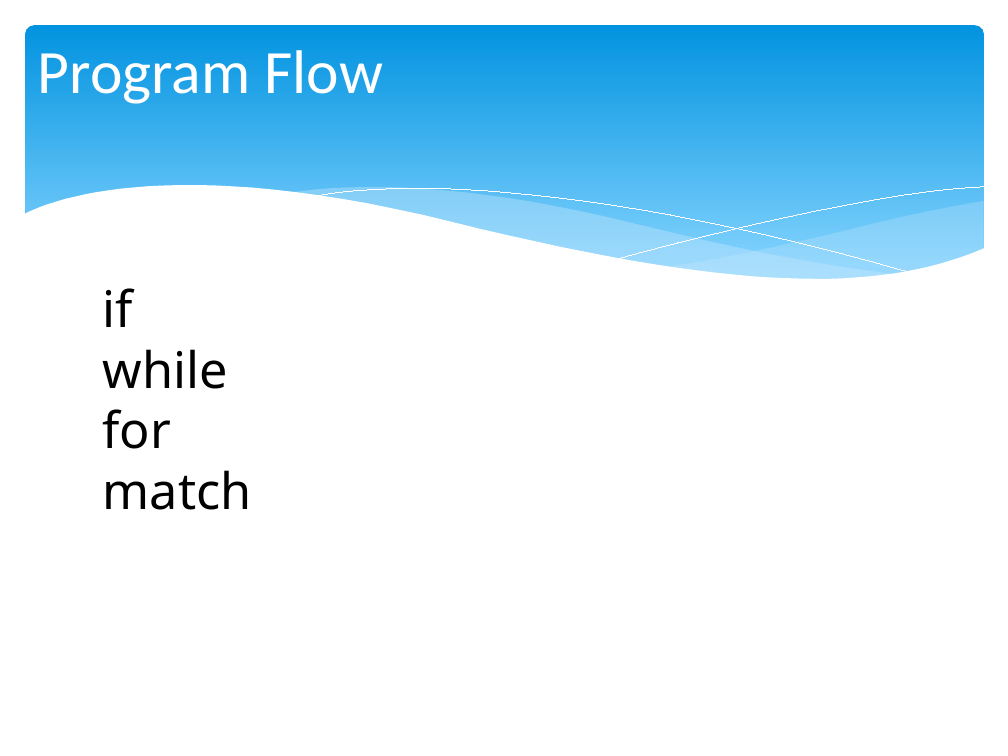
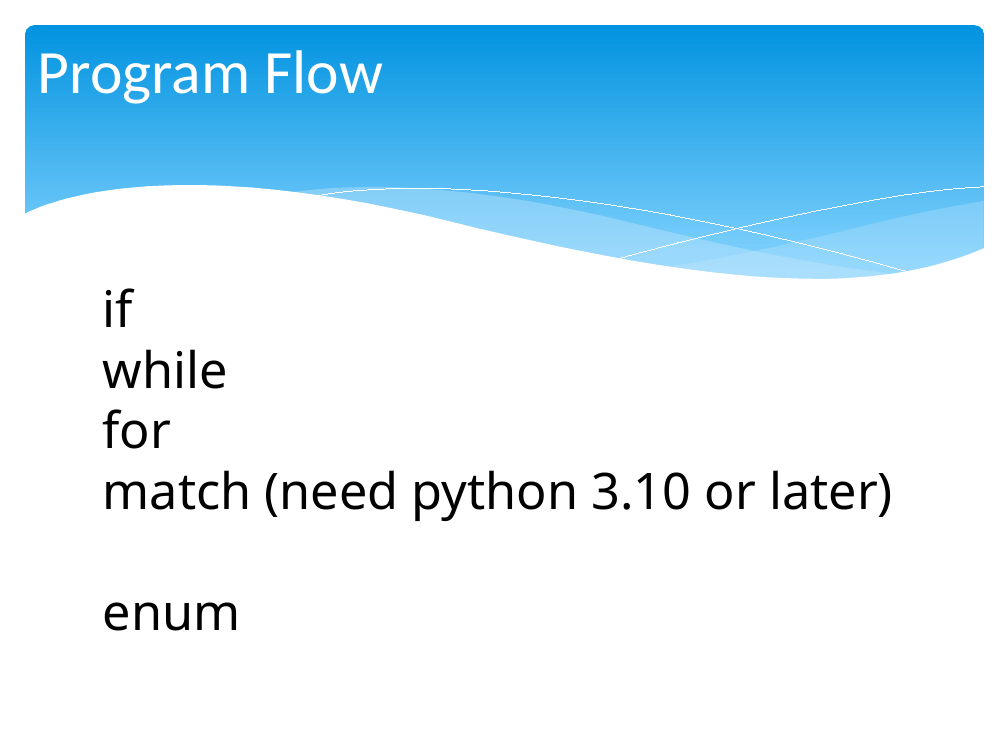
Before and after one commit to chris-turps/QA_Python3, a slide deck: slide 6 of DG_04 The Toolset.pptx (slide 5 before the commit). Drawn at 1008x756 pixels with LibreOffice and Linux fonts; fonts in the diff are those of the drawing. Boxes give left, top, right and bottom in pixels: in the first picture for what was removed or moved away, otherwise in the second. Text is boxed around its words. In the diff, an @@ line names an element or a change of style, - is before the commit and + after.

```diff
--- a/DG_04 The Toolset.pptx
+++ b/DG_04 The Toolset.pptx
@@ text at (103,470,893,631): text changed @@
-match
+match (need python 3.10 or later)
+enum
```
Also in this commit, not shown: 4 slides added, 3 other files.
